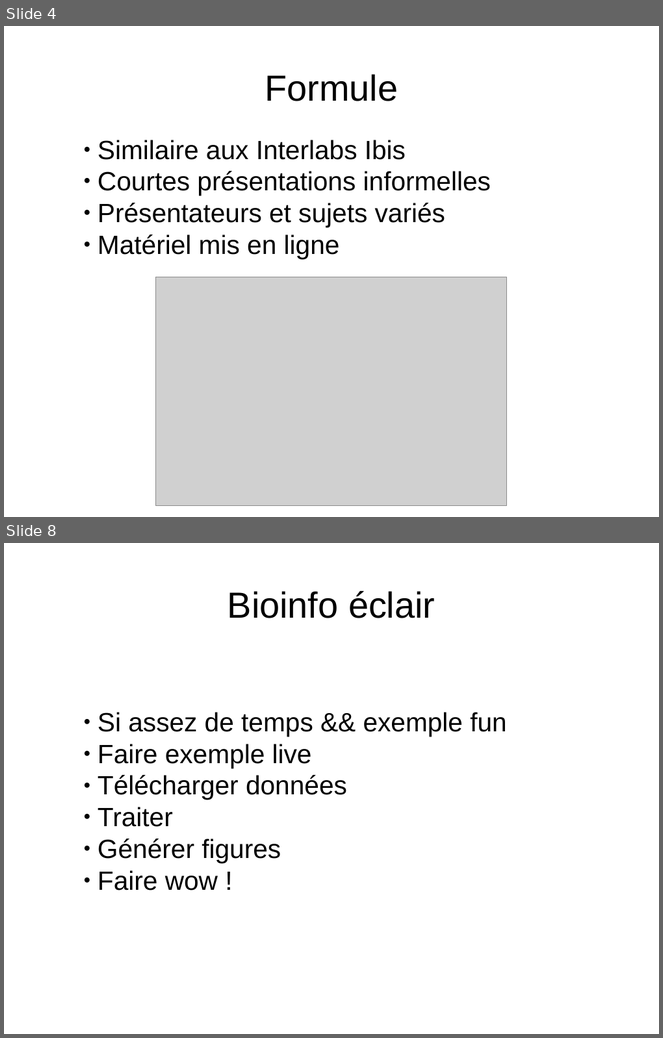
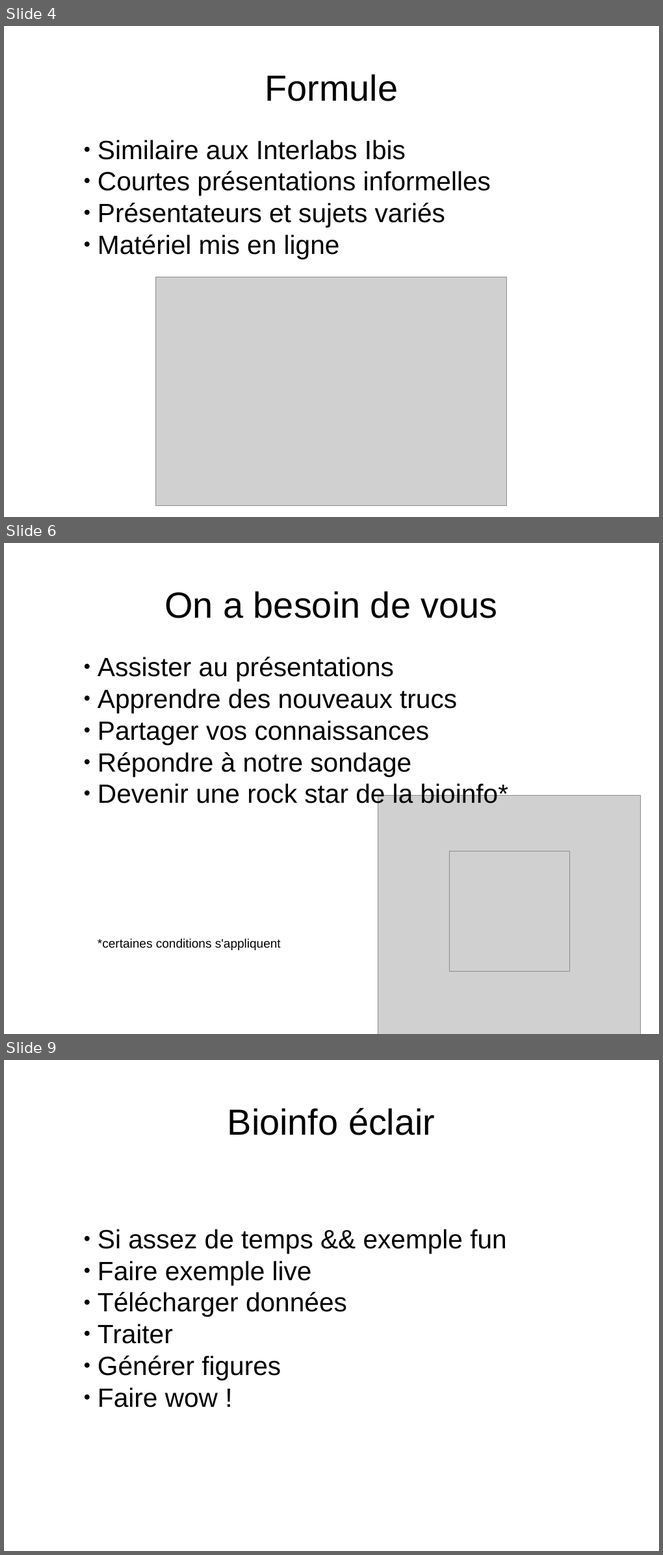
Before and after one commit to enormandeau/club_bioinfo_ibis, a slide deck: 01_presentations/01_presentation_club_interlab_ibis/presentation.odp. Shown one above the other, each under a label of ours: slides 4 and 8 before the commit, slides 4, 6 and 9 after it; the slides between them are not shown. The pictures are 663x1038 and 663x1555 pixels, drawn with LibreOffice and Linux fonts; fonts in the diff are those of the drawing; grey boxes stand for pictures. Boxes give left, top, right and bottom in pixels: in the first picture for what was removed or moved away, otherwise in the second. Text is boxed around its words. In the diff, an @@ line names an element or a change of style, - is before the commit and + after.

```diff
--- a/01_presentations/01_presentation_club_interlab_ibis/presentation.odp
+++ b/01_presentations/01_presentation_club_interlab_ibis/presentation.odp
@@ slide 6 added at (4, 543, 659, 1034), background #FFFFFF @@
@@ title added at (165, 591, 498, 618), 44 pt, text #000000 @@
+On a besoin de vous
@@ subtitle added at (98, 657, 508, 951), 32 pt, text #000000 @@
+● Assister au présentations
+● Apprendre des nouveaux trucs
+● Partager vos connaissances
+● Répondre à notre sondage
+● Devenir une rock star de la bioinfo*
+*certaines conditions s'appliquent
@@ picture added at (378, 795, 641, 1034) @@
@@ picture added at (450, 852, 570, 971) @@
@@ what was slide 8 is now slide 9 @@
```
Also in this commit, not shown: 3 slides changed, 1 slide removed.
